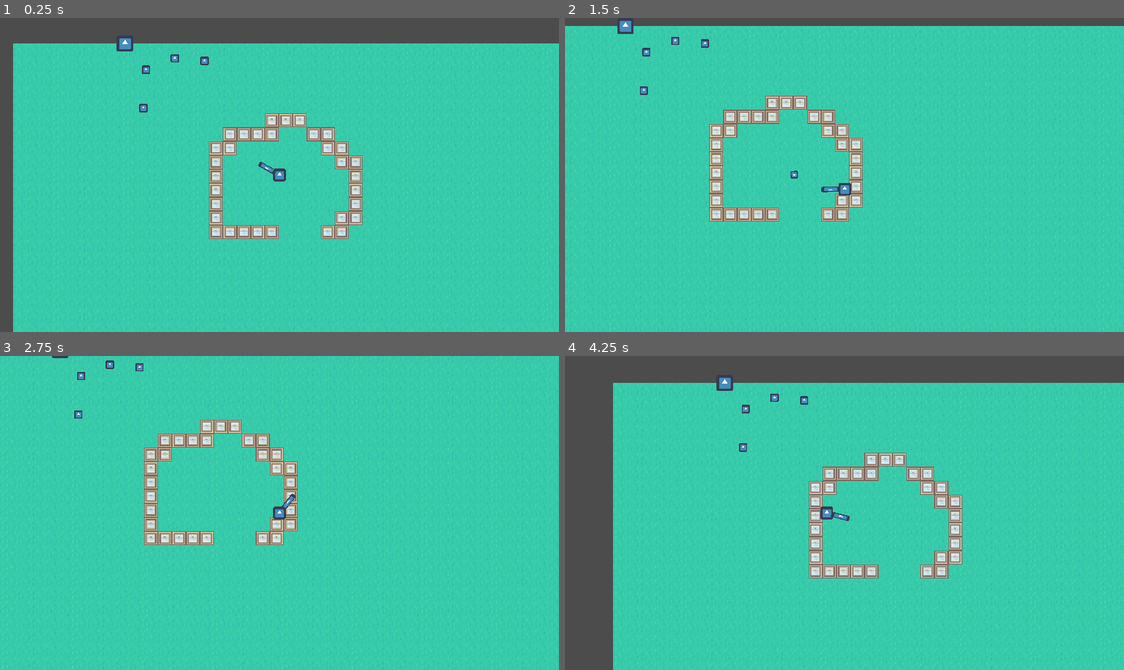
Above: before the commit, frames 1-4 (two rows, left to right).
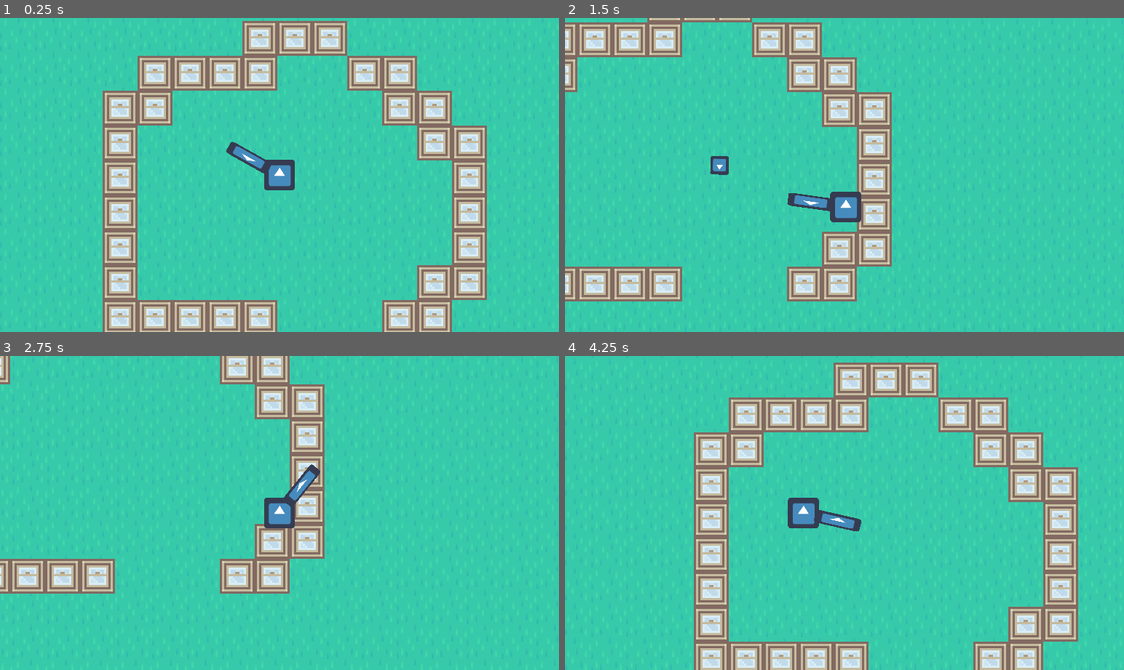
Above: after the commit, the same moments.

Repository: BytePlayersStudio/LD44
Game: Godot game, scene res://Scenes/Level1.tscn
Two runs of this game, one before a commit and one after it. Both use one fixed random seed, a clock stepped at 60 frames per second and the inputs below. The engine's default icon, where the game draws it, is replaced by a stand-in: a white triangle on a blue panel in a dark square.
Inputs (mouse positions are in pixels of both pictures, inside the frame that each line leads up to):
- Up to frame 1 (0.25 s): no input
- Up to frame 2 (1.5 s): tap Enter at 0.5 s; move the mouse to (967, 159) at 0.52 s; hold D (move_right) 0.53-1.28 s; right-click (967, 159) at 0.6 s; move the mouse to (732, 190) at 1.27 s; hold S (move_down) from 1.28 s (still down); click (732, 190) at 1.35 s
- Up to frame 3 (2.75 s): move the mouse to (335, 443) at 2.02 s; release S (move_down) at 2.03 s; hold D (move_right) from 2.03 s (still down); right-click (335, 443) at 2.1 s
- Up to frame 4 (4.25 s): tap Space at 2.75 s; move the mouse to (816, 575) at 2.77 s; release D (move_right) at 2.78 s; hold W (move_up) 2.78-3.53 s; click (816, 575) at 2.85 s; move the mouse to (1012, 560) at 3.52 s; hold A (move_left) from 3.53 s (still down); right-click (1012, 560) at 3.6 s

The runs differ from the first frame. In frame 1, 35% of the frame differs, in the area x 0-100%, y 0-100%; in frame 2, 20%; in frame 3, 13%; in frame 4, 41%.
Error before the commit: Invalid get index '0' (on base: 'PoolVector2Array'). (res://Scripts/Enemy.gd:83)
Error after the commit: Invalid get index '0' (on base: 'PoolVector2Array'). (res://Scripts/Enemy.gd:75)

Commit message:
Fixed problem with move and slide

Diff:
--- a/LD44/Scenes/Level1.tscn
+++ b/LD44/Scenes/Level1.tscn
@@ -9,6 +9,7 @@
 [node name="Level1" type="Node2D"]
 
 [node name="Navigation2D" type="Navigation2D" parent="."]
+editor/display_folded = true
 script = ExtResource( 1 )
 
 [node name="TileMap" type="TileMap" parent="Navigation2D"]
@@ -32,4 +33,18 @@
 [node name="LifeSource4" parent="." instance=ExtResource( 4 )]
 position = Vector2( 90.9998, 19.9999 )
 
-[node name="Enemy" parent="." instance=ExtResource( 5 )]
+[node name="Enemies" type="Node2D" parent="."]
+
+[node name="Enemy" parent="Enemies" instance=ExtResource( 5 )]
+
+[node name="Enemy2" parent="Enemies" instance=ExtResource( 5 )]
+position = Vector2( -30.0081, 49.7277 )
+
+[node name="Enemy3" parent="Enemies" instance=ExtResource( 5 )]
+position = Vector2( -34.295, 129.464 )
+
+[node name="Enemy4" parent="Enemies" instance=ExtResource( 5 )]
+position = Vector2( 116.603, 66.0178 )
+
+[node name="Enemy5" parent="Enemies" instance=ExtResource( 5 )]
+position = Vector2( 998.94, 243.233 )
--- a/LD44/Scenes/NPCs/Enemy.tscn
+++ b/LD44/Scenes/NPCs/Enemy.tscn
@@ -3,13 +3,13 @@
 [ext_resource path="res://Scripts/Enemy.gd" type="Script" id=1]
 [ext_resource path="res://icon.png" type="Texture" id=2]
 
-[sub_resource type="RectangleShape2D" id=1]
-extents = Vector2( 8.1898, 8.44704 )
+[sub_resource type="CircleShape2D" id=1]
 
 [node name="Enemy" type="KinematicBody2D"]
 collision_layer = 2
 collision_mask = 5
 script = ExtResource( 1 )
+speed = 100
 
 [node name="Sprite" type="Sprite" parent="."]
 scale = Vector2( 0.294487, 0.294487 )
--- a/LD44/Scenes/Player.tscn
+++ b/LD44/Scenes/Player.tscn
@@ -14,6 +14,7 @@
 "player",
 ]]
 script = ExtResource( 1 )
+speed = 150
 
 [node name="Body" type="Sprite" parent="."]
 scale = Vector2( 0.222899, 0.222899 )
@@ -37,6 +38,5 @@
 
 [node name="Camera2D" type="Camera2D" parent="."]
 current = true
-zoom = Vector2( 2.5, 2.5 )
 smoothing_enabled = true
 smoothing_speed = 7.0
--- a/LD44/Scripts/Bullet.gd
+++ b/LD44/Scripts/Bullet.gd
@@ -12,6 +12,10 @@
 
 func _physics_process(delta) -> void:
 	var collision = move_and_collide(velocity * delta)
+	if collision:
+		if collision.collider.has_method('on_hit'):
+			collision.collider.on_hit()
+			on_hit()
 
 func on_hit():
 	queue_free()
--- a/LD44/Scripts/Enemy.gd
+++ b/LD44/Scripts/Enemy.gd
@@ -17,7 +17,7 @@
 
 
 var current_state = null
-var player
+var player : player
 var destination
 var path = []
 var motion = Vector2()
@@ -27,6 +27,7 @@
 
 	for p in get_tree().get_nodes_in_group('player'):
 		player = p
+	player.connect('player_position_updated',self,'_update_path')
 	destination = player.global_position
 	current_state = states.SPAWN
 	_make_path()
@@ -44,9 +45,7 @@
 			attack()
 		states.DIE:
 			die()
-	#Add navigation once we have the tileset
-	#_navigate()
-	#detect_collision(delta)
+
 
 func spawn():
 	pass
@@ -64,20 +63,13 @@
 	pass
 
 
-#func detect_collision(delta):
-#	motion = Vector2(speed,speed) * (destination - global_position).normalized()
-#	var collision = move_and_collide(motion * delta)
-#	if collision:
-#		if collision.collider.has_method('on_hit'):
-#			collision.collider.on_hit()
-#		on_hit()
 
 func _process(delta):
 	_navigate()
 
+
 func on_hit():
 	queue_free()
-
 
 func _navigate():
 	var distance_to_destination = position.distance_to(path[0])
@@ -95,12 +87,6 @@
 	if is_on_wall():
 		_make_path()
 
-	for i in get_slide_count():
-		var collision = get_slide_collision(i)
-		if collision.collider.has_method("on_hit"):
-			collision.collider.on_hit()
-			on_hit()
-		print("Collided with: ", collision.collider.name)
 
 	move_and_slide(motion)
 
@@ -112,7 +98,6 @@
 		_make_path()
 
 
-
 func _make_path():
 	destination = player.global_position
 	path = navigation.get_simple_path(global_position, destination, false)
--- a/LD44/Scripts/Player.gd
+++ b/LD44/Scripts/Player.gd
@@ -1,4 +1,6 @@
 extends KinematicBody2D
+
+signal player_position_updated
 
 class_name player
 
@@ -39,6 +41,7 @@
 func move(delta) -> void:
 	move_and_slide(get_input_direction().normalized() * speed)
 
+
 func absorb_life():
 	overlapping_life_sources = absorbArea.get_overlapping_areas()
 	for life_source in overlapping_life_sources:
